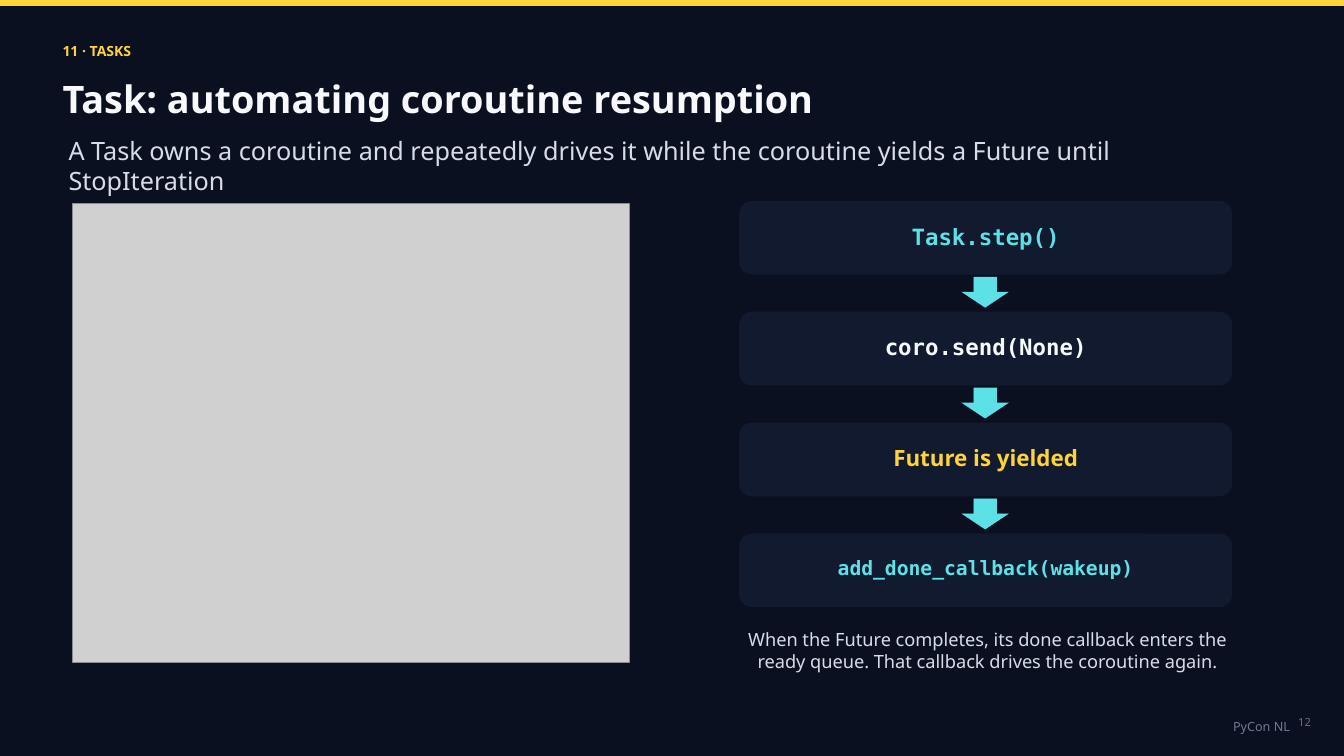
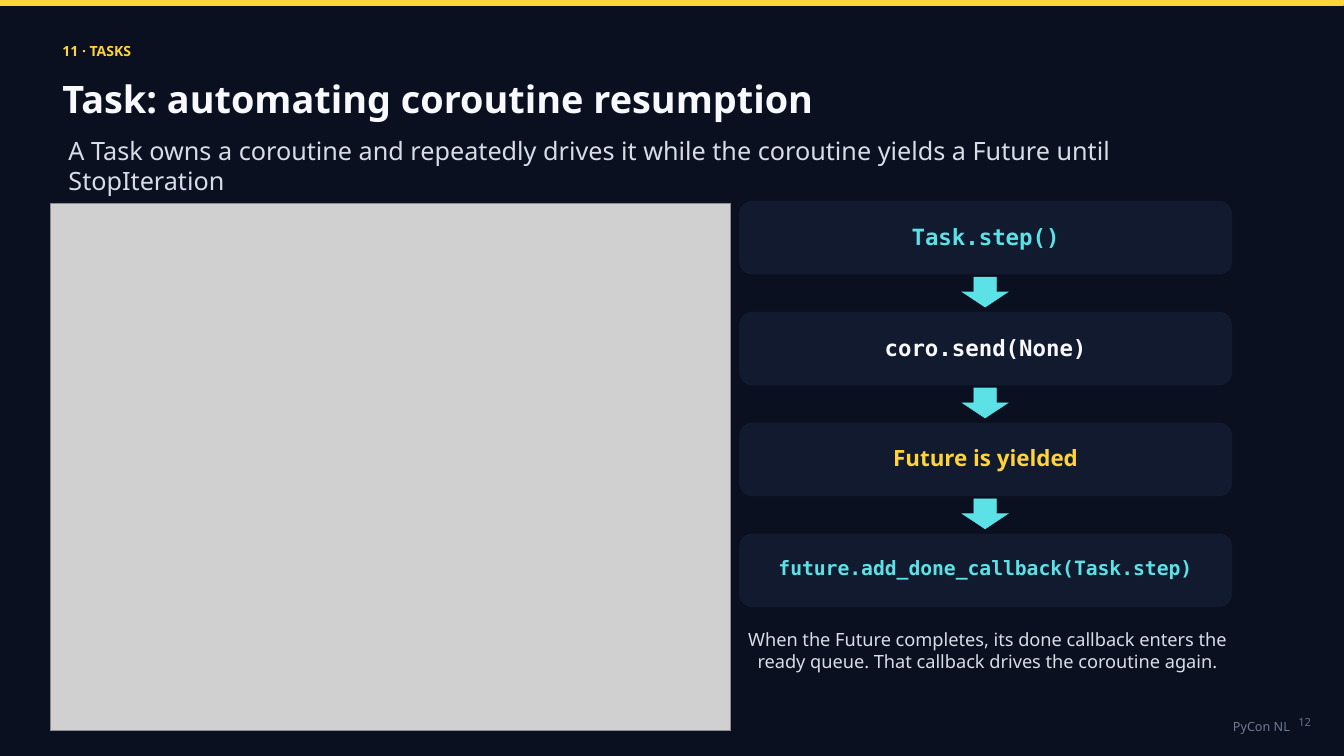
Before and after one commit to tarasko/eduloop, a slide deck: slide 16 of slides/TarasKozlov_AsyncioLoop.pptx. Drawn at 1344x756 pixels with LibreOffice and Linux fonts; fonts in the diff are those of the drawing; grey boxes stand for pictures. Boxes give left, top, right and bottom in pixels: in the first picture for what was removed or moved away, otherwise in the second. Text is boxed around its words. In the diff, an @@ line names an element or a change of style, - is before the commit and + after.

```diff
--- a/slides/TarasKozlov_AsyncioLoop.pptx
+++ b/slides/TarasKozlov_AsyncioLoop.pptx
@@ picture: place and size @@
-picture at (73,204,630,662)
+picture at (50,204,731,731)
@@ text at (778,560,1192,580): text changed @@
-add_done_callback(wakeup)
+future.add_done_callback(Task.step)
```
Also in this commit, not shown: 6 other slides changed, 2 slides added, 2 slides removed, 2 other files.
